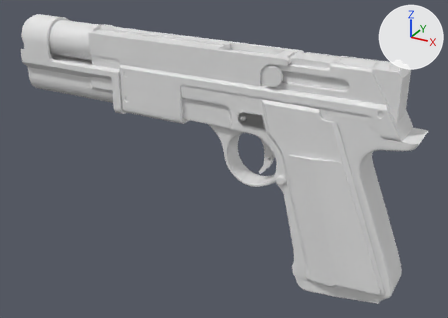
An edit to the Blender file ppn8/ppn8.blend, drawn before and after from the same camera.
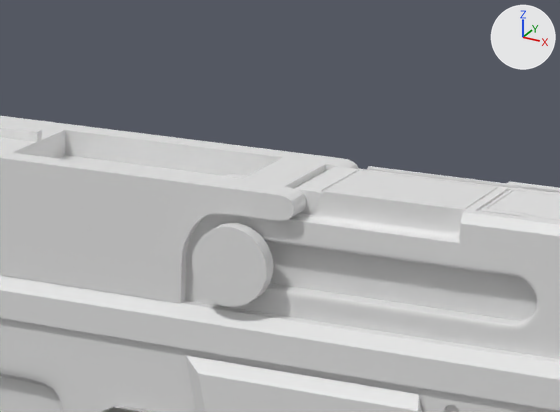
Old and new are each drawn whole from a 50 mm camera at (2.0, -3.14, 2.28) aimed at (0.25, 0.05, 0.69) and again close up on the part from 48% to 79% of the width and 3% to 36% of the height. The lights are fixed; the arrows at upper right show +X, +Y and +Z.

Before the edit, the objects in view are built like this:
```python
me_cube_003 = bpy.data.meshes.new('Cube.003')
me_cube_003.from_pydata(...)  # 626 vertices, 580 faces; spans x -0.23..1.55, y -0.13..0.0, z -0.28..0.25
me_cube_003.polygons.foreach_set('use_smooth', [True] * 580)
me_cube_003.materials.append(mat_uv_grid)  # its picture is missing
me_cube_005 = bpy.data.meshes.new('Cube.005')
me_cube_005.from_pydata(...)  # 205 vertices, 186 faces; spans x -0.47..0.902, y -0.116..0.0, z 0.044..0.251
me_cube_005.polygons.foreach_set('use_smooth', [True] * 186)
me_cube_005.materials.append(mat_uv_grid)  # its picture is missing
me_cube_007 = bpy.data.meshes.new('Cube.007')
me_cube_007.from_pydata(...)  # 242 vertices, 208 faces; spans x -0.301..0.517, y -0.139..0.139, z -0.656..0.442
me_cube_007.polygons.foreach_set('use_smooth', [True] * 208)
me_cube_007.materials.append(mat_uv_grid)  # its picture is missing
ob_frame = bpy.data.objects.new('frame', me_cube_003)
ob_frame.location = (-0.173, 0.0, 1.216)
_m = ob_frame.modifiers.new('Mirror', 'MIRROR')
_m.use_axis = (False, True, False)
_m.use_clip = True
_m = ob_frame.modifiers.new('Subdivision', 'SUBSURF')
_m.levels = 2
_m.render_levels = 3
ob_grip_plating_inner = bpy.data.objects.new('grip_plating_inner', me_cube_007)
ob_grip_plating_inner.location = (0.878, 0.0, 0.747)
_m = ob_grip_plating_inner.modifiers.new('Subdivision', 'SUBSURF')
_m.levels = 2
_m.render_levels = 3
ob_slide = bpy.data.objects.new('slide', me_cube_005)
ob_slide.location = (-0.173, 0.0, 1.216)
_m = ob_slide.modifiers.new('Mirror', 'MIRROR')
_m.use_axis = (False, True, False)
_m.use_clip = True
_m = ob_slide.modifiers.new('Subdivision', 'SUBSURF')
_m.levels = 2
_m.render_levels = 3
# also in view: 'barrel' at (0.41, 0.0, 1.32); 'grip' at (0.72, 0.0, 0.66); 'knee_joint_frame' at (1.07, 0.0, 1.42); 'bolt_handle' at (0.64, 0.0, 1.33); 'knee_joint_front' at (0.84, 0.0, 1.41)
```
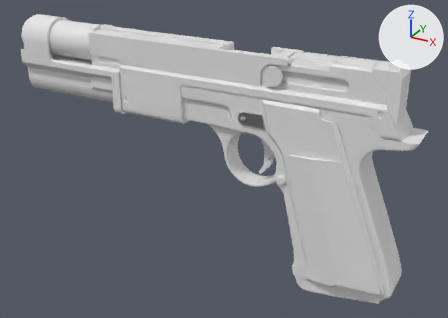
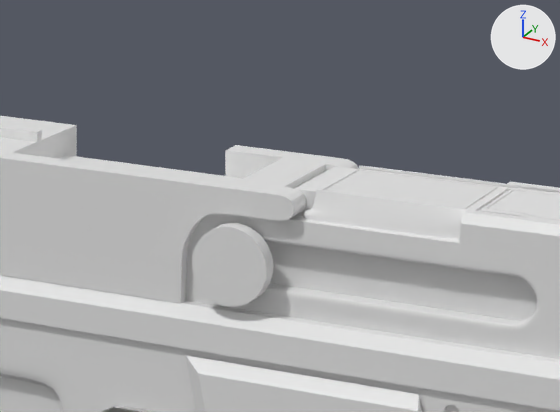
Edits to the bpy script that builds the scene:
```text
Change me_cube_003:
    used by ob_frame; location = (-0.173, 0.0, 1.216)
    remove me_cube_003.from_pydata(...)  # 626 vertices, 580 faces; spans x -0.23..1.55, y -0.13..0.0, z -0.28..0.25
    add me_cube_003.from_pydata(...)  # 647 vertices, 600 faces; spans x -0.23..1.55, y -0.13..0.0, z -0.28..0.25
    me_cube_003 part 1
    32 vertices are removed from x 0.71..1.09, y -0.1..0.0, z 0.14..0.22
    110 faces are deleted
    25 vertices in x 0.71, y -0.13..0.0, z -0.02..0.18 move by (0.03, 0.0, 0.0)
    11 vertices in x 0.92, y -0.1..0.0, z 0.14..0.18 move by (-0.02, 0.0, 0.0)
    11 vertices in x 0.93, y -0.1..0.0, z 0.14..0.18 move by (-0.04, 0.0, 0.0)
    4 vertices move from x 0.82..1.13, y -0.09..-0.08, z 0.18..0.22 to x 0.89..1.13, y -0.09..-0.08, z 0.18..0.19
    53 vertices are added at x 0.89..1.49, y -0.1..0.0, z 0.14..0.22
    130 new faces join them
Change me_cube_005:
    used by ob_slide; location = (-0.173, 0.0, 1.216)
    remove me_cube_005.from_pydata(...)  # 205 vertices, 186 faces; spans x -0.47..0.902, y -0.116..0.0, z 0.044..0.251
    add me_cube_005.from_pydata(...)  # 384 vertices, 384 faces; spans x -0.47..0.902, y -0.116..0.116, z 0.044..0.251
    me_cube_005 part 2: 9 vertices moved from x -0.235..0.737, y -0.116..-0.007, z 0.058 to x -0.235..0.737, y -0.116..-0.007, z 0.064; 2 vertices removed from x -0.235..0.449, y 0.0, z 0.058; 181 vertices added at x -0.47..0.902, y 0.0..0.116, z 0.044..0.251
Change ob_slide:
    remove _m = ob_slide.modifiers.new('Mirror', 'MIRROR')
    remove _m.use_axis = (False, True, False)
    remove _m.use_clip = True
```

What differs and where, as boxes [x1, y1, x2, y2] in the close-ups (560 x 412 px; the box of a moved part takes in the faces that stretch with it):
'slide', reshaped, modifiers changed: [0, 116, 359, 303] in both
part 1 of me_cube_003, moved or reshaped: before [0, 166, 560, 350]; after [0, 166, 560, 351]
part 2 of me_cube_005, built on: before [0, 240, 186, 303]; after [0, 116, 359, 303]
